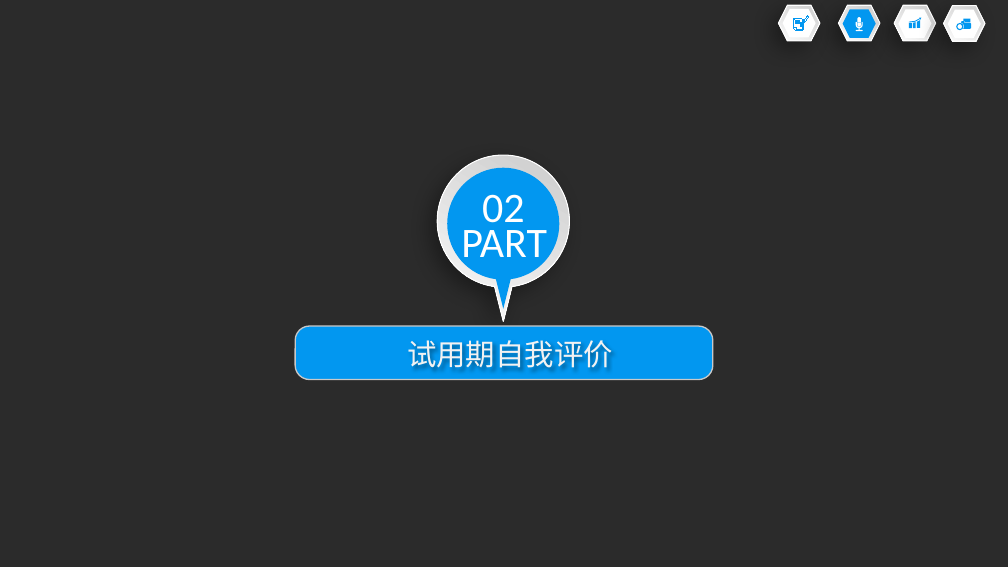
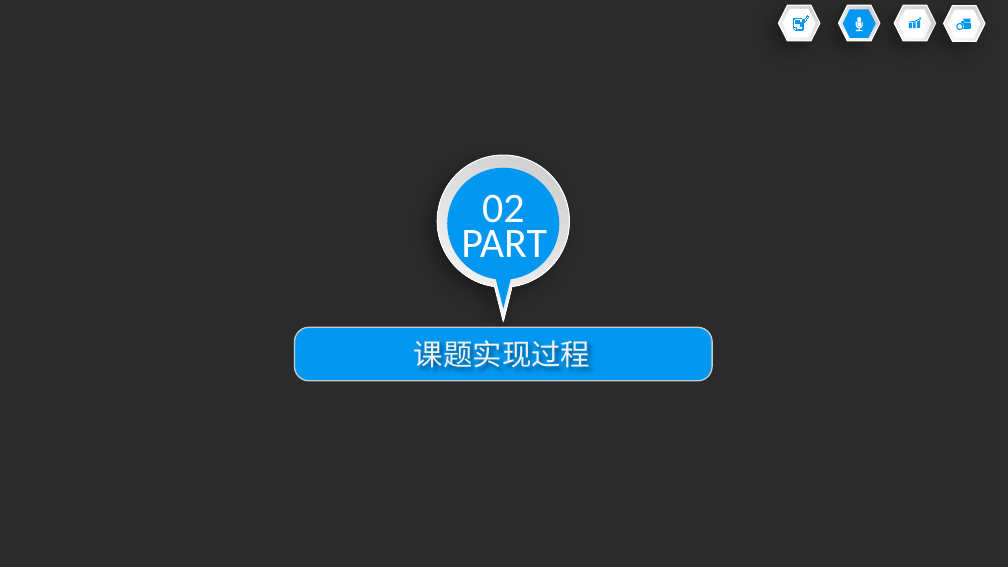
Before and after one commit to wangxm47/train, a slide deck: slide 8 of 员工转正述职报告PPT模板.pptx (slide 10 before the commit). Drawn at 1008x567 pixels with LibreOffice and Linux fonts; fonts in the diff are those of the drawing; background and template pictures are left out; a plain dark background stands for a picture behind light text. Boxes give left, top, right and bottom in pixels: in the first picture for what was removed or moved away, otherwise in the second. Text is boxed around its words. In the diff, an @@ line names an element or a change of style, - is before the commit and + after.

```diff
--- a/员工转正述职报告PPT模板.pptx
+++ b/员工转正述职报告PPT模板.pptx
@@ text at <box>414,340,590,369</box>: text changed @@
-试用期自我评价
+课题实现过程
```
Also in this commit, not shown: 4 other slides changed, 5 slides added, 8 slides removed, 4 other files.
